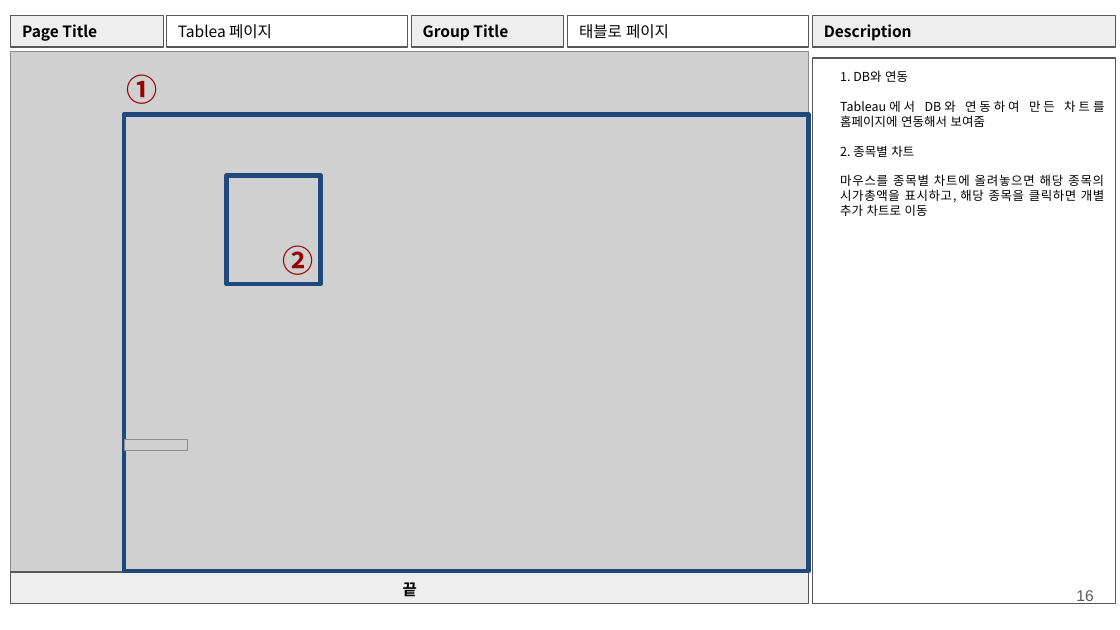
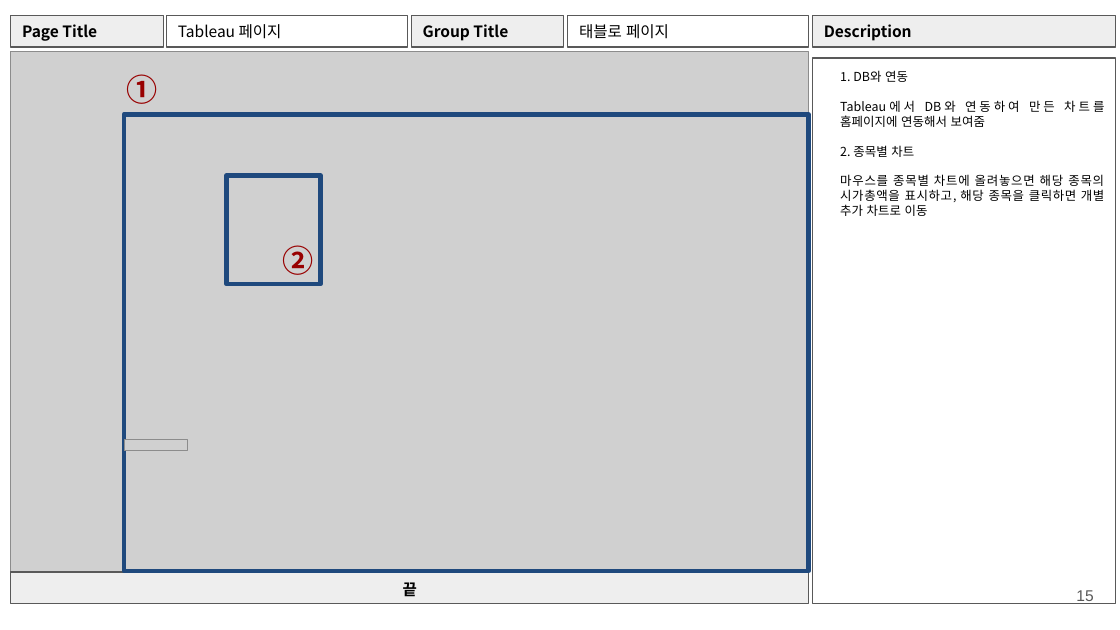
Before and after one commit to gentle-potato/21KDT-Project, a slide deck: slide 15 of 3. Final/Document/3. Wireframe.pptx (slide 16 before the commit). Drawn at 1120x630 pixels with LibreOffice and Linux fonts; fonts in the diff are those of the drawing; grey boxes stand for pictures. Boxes give left, top, right and bottom in pixels: in the first picture for what was removed or moved away, otherwise in the second. Text is boxed around its words. In the diff, an @@ line names an element or a change of style, - is before the commit and + after.

```diff
--- a/3. Final/Document/3. Wireframe.pptx
+++ b/3. Final/Document/3. Wireframe.pptx
@@ text in rectangle at (178,24,282,39): text changed @@
-Tablea 페이지
+Tableau 페이지
@@ page number at (1076,590,1093,604): text changed @@
-16
+15
```
Also in this commit, not shown: 7 other slides changed, 1 slide removed, 1 other file.
